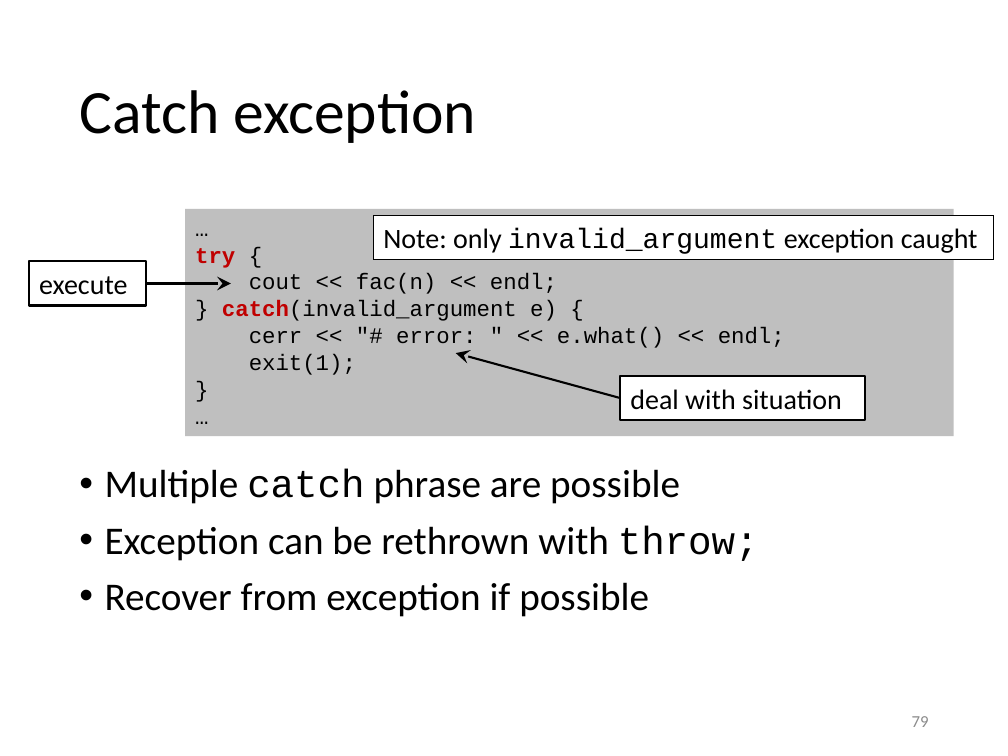
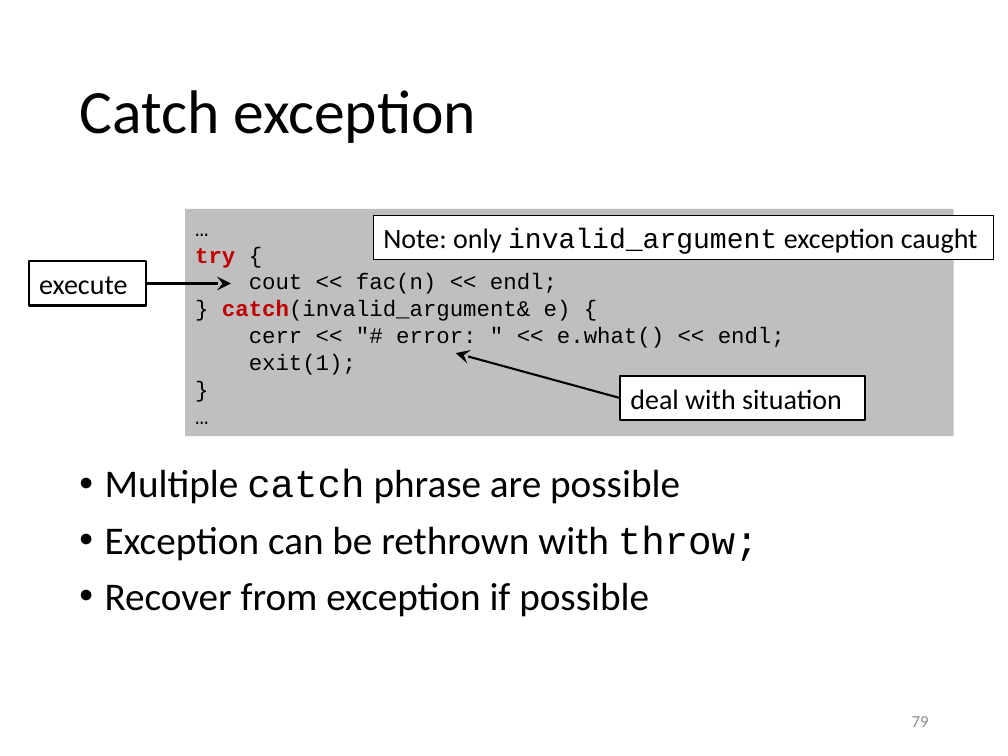
Before and after one commit to gjbex/Scientific-C-plus-plus, a slide deck: slide 79 of scientific_cpp.pptx. Drawn at 1008x756 pixels with LibreOffice and Linux fonts; fonts in the diff are those of the drawing. Boxes give left, top, right and bottom in pixels: in the first picture for what was removed or moved away, otherwise in the second. Text is boxed around its words. In the diff, an @@ line names an element or a change of style, - is before the commit and + after.

Commit message:
Fix exception handling
Catch exception by reference.

```diff
--- a/scientific_cpp.pptx
+++ b/scientific_cpp.pptx
@@ text in rectangle at [222,300,571,321]: text changed @@
-} catch(invalid_argument e) {
+} catch(invalid_argument& e) {
```
